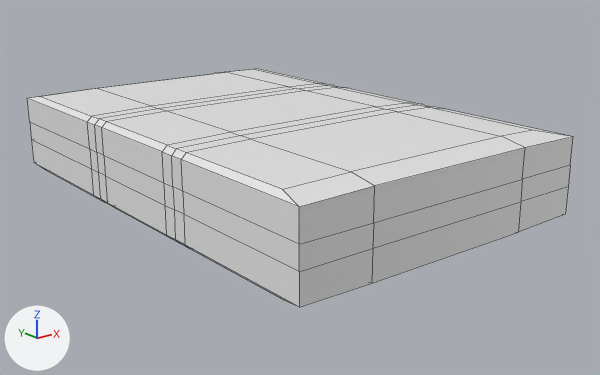
An edit to the Blender file Assets/Models/briefcase.blend, drawn before and after from the same camera.
Rendered twice from a camera (50 mm lens) standing at (-1.06, -1.421, 0.564) and looking at (0.056, -0.026, 0.006). Lighting does not change. The marker at lower left points along +X, +Y and +Z. Mesh edges are drawn as thin lines.
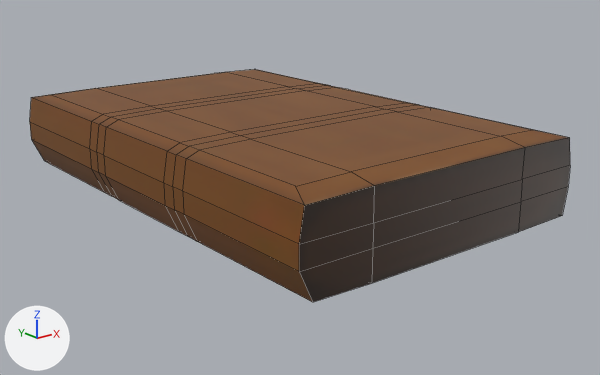
Location of each change, [x1, y1, x2, y2] in pixels of the pictures (600 x 375 px; the box of a moved part takes in the faces that stretch with it):
'Cube', reshaped: before [27, 69, 573, 307]; after [30, 69, 570, 302]
part 1 of me_cube_001, moved or reshaped: before [27, 88, 375, 307]; after [30, 88, 375, 302]
part 2 of me_cube_001, built on: before [242, 69, 573, 232]; after [253, 69, 570, 232]
part 3 of me_cube_001, recoloured (white to brown): [30, 70, 570, 283] in both

Diff of the bpy script that builds the scene:
```diff
--- a/Assets/Models/briefcase.blend.py
+++ b/Assets/Models/briefcase.blend.py
@@ img_briefcase_jpg @@
+img_briefcase_jpg = load_image('briefcase.jpg', 'Model Textures/briefcase.jpg', 64, 64, 'sRGB')
@@ mat_briefcase_jpg @@
+mat_briefcase_jpg = principled_material('briefcase.jpg')
+mat_briefcase_jpg.texture = img_briefcase_jpg
@@ me_cube_001 @@
 # used by ob_cube; location = (0.0, 0.0, 0.0)
-me_cube_001.from_pydata(...)  # 180 vertices, 180 faces; spans x -0.341..0.476, y -0.521..0.521, z 0.001..0.188
+me_cube_001.from_pydata(...)  # 196 vertices, 190 faces; spans x -0.341..0.476, y -0.521..0.521, z 0.001..0.188
+# me_cube_001 part 1
+# 8 vertices in x -0.341, y -0.521..0.521, z 0.014 move by (0.026, 0.0, 0.0)
+# 8 vertices in x -0.331, y -0.466..0.466, z 0.003 move by (0.058, 0.0, 0.0)
+# 8 vertices in x -0.341, y -0.521..0.521, z 0.175 move by (0.01, 0.0, 0.0)
+# 8 vertices in x -0.331, y -0.466..0.466, z 0.186 move by (0.027, 0.0, 0.0)
+# me_cube_001 part 2
+# 16 vertices in x 0.341, y -0.521..0.521, z 0.014..0.175 move by (-0.011, 0.0, 0.0)
+# 16 vertices are added at x 0.34..0.355, y -0.406..0.418, z 0.077..0.112
+# 10 new faces join them
+# me_cube_001 part 3: 180 faces spanning x -0.341..0.476, y -0.521..0.521, z 0.001..0.188 switch from no material to mat_briefcase_jpg (picture img_briefcase_jpg)
```
